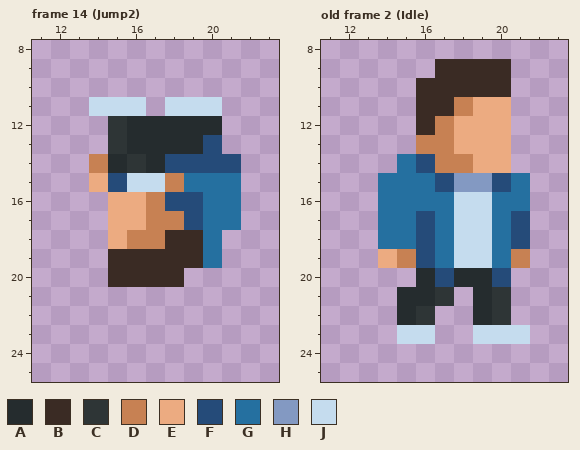
Pixel-art file: Assets/Sprites & Tiles/Aseprite/H_Character_animations.aseprite. That is the earlier state.
36x32 pixels, 38 frames. Shown: frame 14 (Jump2): x 11..23, y 8..25; old frame 2 (Idle): x 11..23, y 8..25. The commit also changed other frames, which this record leaves out.
Palette (. is transparent): A #252c2e  B #3a2b24  C #2e3536  D #c78153  E #ecab81  F #254b79  G #2570a0  H #8399c2  J #c5dcee
Pixels before, frame 14 (Jump2), first column x 14:
11 JJJ.JJJ.
12 .CAAAAA.
13 .CAAAAF.
14 DACAFFFF
15 EFJJDGGG
16 .EEDFFGG
17 .EEDDFGG
18 .EDDBBG.
19 .BBBBBG.
20 .BBBB...
Pixels before, old frame 2 (Idle), first column x 14:
 9 ...BBBB.
10 ..BBBBB.
11 ..BBDEE.
12 ..BDEEE.
13 ..DDEEE.
14 .GFDDEE.
15 GGGFHHFG
16 GGGGJJGG
17 GGFGJJGF
18 GGFGJJGF
19 EDFGJJGD
20 ..AFAAF.
21 .AAC.AC.
22 .AC..AC.
23 .JJ..JJJ
The result:
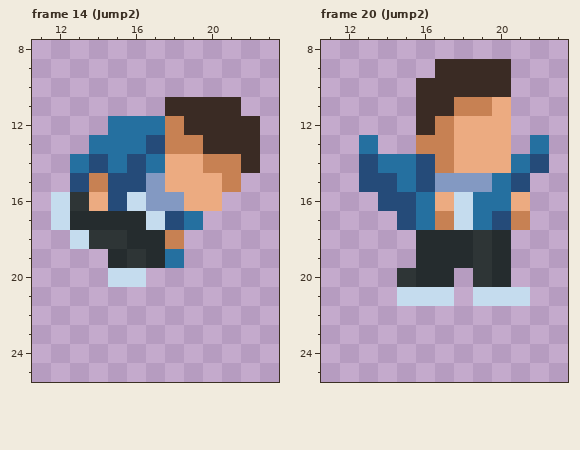
A new or re-ordered frame is compared with the old frame closest to it.
Changes in this commit:
frames 38 -> 40
layer "Character" added
layer "Layer" removed
Changed rows in their new state; - is an unchanged pixel.
Frame 14 (Jump2):
first column x 12:
11 --...-BBBB-
12 ---GGGDBBBB
13 --GGGFDDBBB
14 -GFGFGEEDDB
15 -FD-FHEEED-
16 JCEFJHHEE.-
17 JAAAAJFG..-
18 -JCCAAD..--
19 ---ACAG..--
20 ---JJ..----
Frame 20 (Jump2) is new; against old frame 2 (Idle):
first column x 13:
11 ------D---
13 G--------G
14 FG---E--GF
15 FF-FH--GF-
16 -FF-E-G-E-
17 -.FGD-GFD-
18 -..AAACA.-
19 -..AAACA.-
20 --C-A.CA--
21 --JJJ-JJJ-
22 --..--..--
23 --..--...-
Where, in picture pixels (left, top, right, bottom), the same in both pictures:
changed: (51, 97, 260, 287)
changed: (359, 97, 549, 344)
